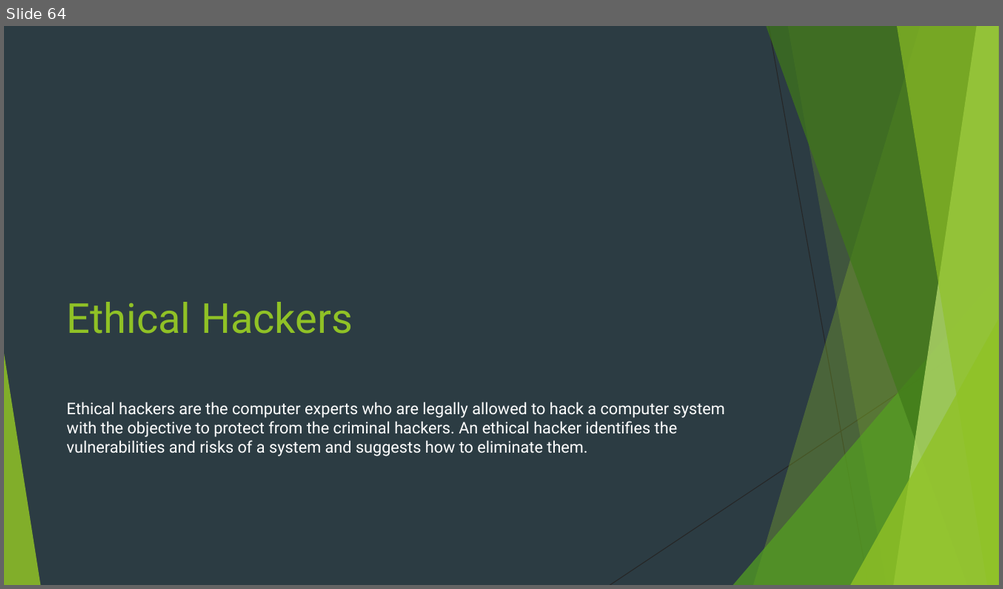
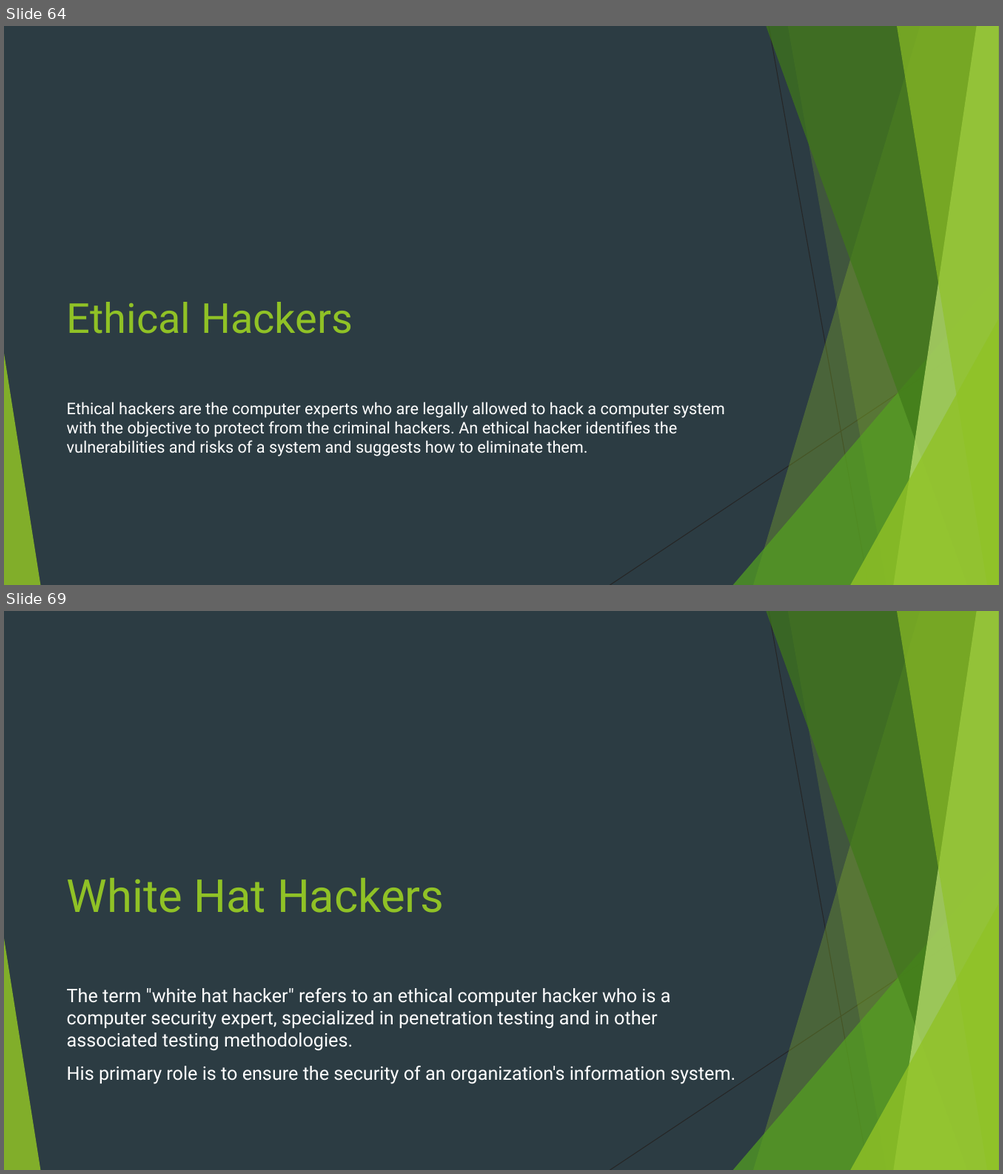
Before and after one commit to Navo26/SecurityTesting, a slide deck: PENETRATION TESTING.pptx. Shown one above the other, each under a label of ours: slide 64 before the commit, slides 64 and 69 after it; the slides between them are not shown. The pictures are 1003x589 and 1003x1174 pixels, drawn with LibreOffice and Linux fonts; fonts in the diff are those of the drawing. Boxes give left, top, right and bottom in pixels: in the first picture for what was removed or moved away, otherwise in the second. Text is boxed around its words. In the diff, an @@ line names an element or a change of style, - is before the commit and + after.

```diff
--- a/PENETRATION TESTING.pptx
+++ b/PENETRATION TESTING.pptx
@@ slide 69 added at (4, 611, 999, 1170), background #2C3C43; not listed: 10 template elements that a slide beside it also shows @@
@@ title added at (67, 878, 444, 913), 44 pt, text #90C226 @@
+White Hat Hackers
@@ text added at (67, 988, 735, 1085), 18 pt, text #FFFFFF @@
+The term "white hat hacker" refers to an ethical computer hacker who is a computer security expert, specialized in penetration testing and in other associated testing methodologies.
+His primary role is to ensure the security of an organization's information system.
```
Also in this commit, not shown: 6 other slides added.
